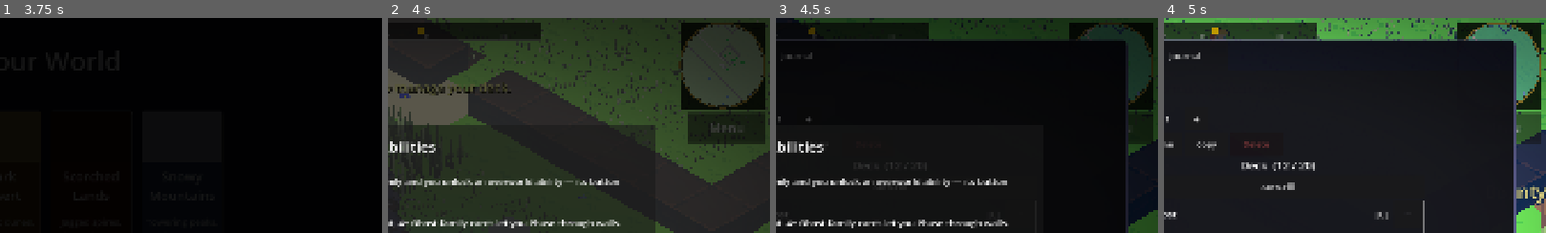
Above: before the commit, frames 1-4 (left to right).
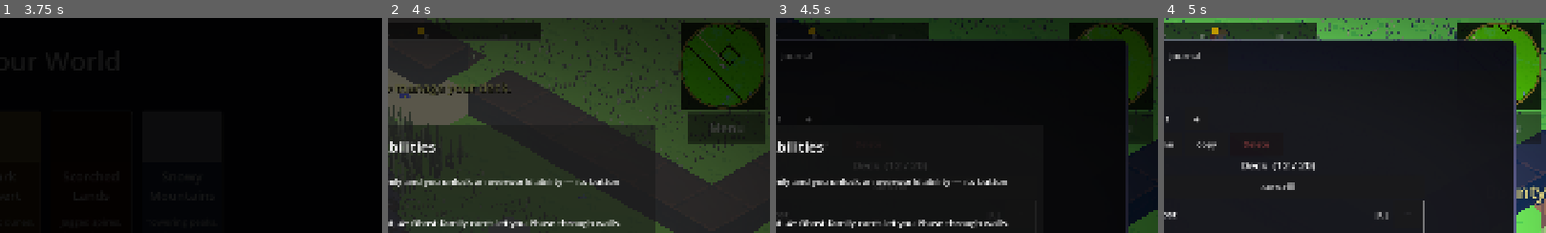
Above: after the commit, the same moments.

Repository: ChrisPauly97/pear-pudding-godot
Game: Godot game, scene res://scenes/ui/MenuScene.tscn
Two runs of this game, one before a commit and one after it. Both use one fixed random seed, a clock stepped at 60 frames per second and the inputs below. Sound files missing from this copy of the repository are replaced by a short silence.
Inputs (mouse positions are % of the whole screen's width and height, from its top left):
- Up to frame 1 (3.75 s): click "New Game" at 0.5 s; click "New Game" at 1.25 s; click "Head Start (debug): Lv 15, 50…" at 2 s; click "Head Start (debug): Lv 15, 50…" at 2.75 s; click "Venture Here" at 3.5 s
- Up to frame 2 (4 s): no input
- Up to frame 3 (4.5 s): tap B (inventory) at 4.25 s; move the mouse to (72, 45) at 4.27 s; hold D (move_right) from 4.28 s (still down); hold E (interact) from 4.28 s (still down); click (72, 45) at 4.42 s
- Up to frame 4 (5 s): keep holding D (move_right); keep holding E (interact); tap Space (jump) at 4.52 s; tap T (mount) at 4.55 s
The pictures show only the part of the screen within x 50-100%, y 0-50%; the shares and areas given below are measured in that part.

Frame 1 is identical in both runs. In frame 2, 6.2% of the frame differs, in the area x 76-99%, y 3-42%; in frame 3, 2.0%; in frame 4, 2.4%.

Commit message:
Minimap quality pass: 2x supersampling, clean environment, layer-culled grass
The minimap rendered 1:1 with no anti-aliasing, and because its SubViewport
shares the main World3D it also rendered with the isometric camera's distance
fog (a grey haze from 200 units straight up) and the glow post-process
(wasted work at map scale).

- Render the SubViewport at 2x display size and scale the container back
  down - linear minification anti-aliases terrain edges and props.
- Give the minimap camera its own Environment: flat dark background, no fog,
  no glow, constant bright ambient so the map stays readable at night.
- Move all grass MultiMesh instances to a dedicated render layer
  (GrassBlades.RENDER_LAYER) and exclude it from the minimap camera's
  cull_mask: the terrain's baked grass texture is the readable top-down
  signal, and skipping thousands of blade instances offsets the
  supersampling cost. Main camera default mask still renders grass.
- Antialias the entity dots, waypoint ring, and gold border; smoothstep the
  circular clip mask edge instead of a hard step().
- Tight near/far (1..400) on the minimap camera.

Co-Authored-By: Claude Fable 5 <noreply@anthropic.com>
Claude-Session: https://claude.ai/code/session_01R5RVGDMb9Yc9NgQdXcyAJ5

Diff:
--- a/scenes/world/GrassBlades.gd
+++ b/scenes/world/GrassBlades.gd
@@ -42,6 +42,11 @@
 # (20,20,20)) never sees ground further than ~45 units away, so anything past
 # ~55 (margin included) is pure vertex cost for zero visible blades.
 const VISIBILITY_END: float = 55.0
+
+# Render layer for all grass MMIs (layer 2 as a bitmask). The main camera's
+# default cull_mask includes it; the minimap camera excludes it — at map scale
+# blade instances are noise and GPU cost over the terrain's own grass texture.
+const RENDER_LAYER: int = 1 << 1
 
 # Tall grass patches: tiles grouped into cells of TALL_PATCH_CELL world units;
 # a hash of the cell position determines if it grows tall grass (~18% of cells).
@@ -245,6 +250,7 @@
 	# Thousands of 2px-wide blades re-rendered into the shadow map cost a full
 	# extra geometry pass for a shadow that reads as noise at 0.2 opacity.
 	mmi.cast_shadow = GeometryInstance3D.SHADOW_CASTING_SETTING_OFF
+	mmi.layers = RENDER_LAYER
 	add_child(mmi)
 	_chunk_mmis[chunk_key] = mmi
 
@@ -265,6 +271,7 @@
 	cmmi.visibility_range_fade_mode = GeometryInstance3D.VISIBILITY_RANGE_FADE_DISABLED
 	# Billboard quads cast misshapen shadows — disable to avoid diamond artifacts.
 	cmmi.cast_shadow = GeometryInstance3D.SHADOW_CASTING_SETTING_OFF
+	cmmi.layers = RENDER_LAYER
 	add_child(cmmi)
 	_cluster_mmis[chunk_key] = cmmi
 
@@ -356,6 +363,7 @@
 	# Thousands of 2px-wide blades re-rendered into the shadow map cost a full
 	# extra geometry pass for a shadow that reads as noise at 0.2 opacity.
 	mmi.cast_shadow = GeometryInstance3D.SHADOW_CASTING_SETTING_OFF
+	mmi.layers = RENDER_LAYER
 	add_child(mmi)
 	_chunk_mmis[chunk_key] = mmi
 
@@ -418,6 +426,7 @@
 	mmi.visibility_range_fade_mode = GeometryInstance3D.VISIBILITY_RANGE_FADE_DISABLED
 	# Billboard quads cast misshapen shadows — disable to avoid diamond artifacts.
 	mmi.cast_shadow = GeometryInstance3D.SHADOW_CASTING_SETTING_OFF
+	mmi.layers = RENDER_LAYER
 	add_child(mmi)
 	_cluster_mmis[chunk_key] = mmi
 
--- a/scenes/world/Minimap.gd
+++ b/scenes/world/Minimap.gd
@@ -10,7 +10,12 @@
 
 ## World units from player centre to the edge of the circular view.
 const VIEW_RADIUS: float = 64.0
+## Render-target oversampling factor: the SubViewport renders at display size ×
+## this, and the container scales it back down — the linear minification acts
+## as anti-aliasing, so terrain edges and props stop shimmering.
+const SUPERSAMPLE: int = 2
 const _UiUtil = preload("res://scenes/ui/UiUtil.gd")
+const _GrassBlades = preload("res://scenes/world/GrassBlades.gd")
 
 var _mini_cam: Camera3D
 var _mini_viewport: SubViewport
@@ -47,9 +52,9 @@
 		var r: float = float(ring_sz) * 0.5
 		var center := Vector2(r, r)
 		# Outer gold ring
-		draw_arc(center, r - 1.5, 0.0, TAU, 64, Color(0.72, 0.60, 0.22, 1.0), 4.0)
+		draw_arc(center, r - 1.5, 0.0, TAU, 64, Color(0.72, 0.60, 0.22, 1.0), 4.0, true)
 		# Inner dark bevel for depth
-		draw_arc(center, r - 5.5, 0.0, TAU, 64, Color(0.12, 0.10, 0.04, 0.75), 1.5)
+		draw_arc(center, r - 5.5, 0.0, TAU, 64, Color(0.12, 0.10, 0.04, 0.75), 1.5, true)
 
 
 # ── Circle-clip shader: cuts the rectangular texture into a disc ───────────────
@@ -58,7 +63,7 @@
 void fragment() {
 	vec2 c = UV - vec2(0.5, 0.5);
 	COLOR = texture(TEXTURE, UV);
-	COLOR.a *= step(length(c) * 2.0, 0.98);
+	COLOR.a *= 1.0 - smoothstep(0.955, 0.985, length(c) * 2.0);
 }
 """
 
@@ -95,8 +100,9 @@
 	hud.add_child(bg)
 
 	# ── SubViewport that shares the main scene's World3D ──────────────────────
+	var vp_px: int = sz * SUPERSAMPLE
 	var viewport := SubViewport.new()
-	viewport.size = Vector2i(sz, sz)
+	viewport.size = Vector2i(vp_px, vp_px)
 	viewport.render_target_update_mode = SubViewport.UPDATE_DISABLED
 	viewport.own_world_3d = false   # share the live World3D — sees the same geometry
 	_mini_viewport = viewport
@@ -108,11 +114,32 @@
 	# with isometric screen-up (world NW = (−1,0,−1)).
 	_mini_cam.rotation_degrees = Vector3(-90.0, 45.0, 0.0)
 	_mini_cam.position = Vector3(0.0, 200.0, 0.0)
+	_mini_cam.near = 1.0
+	_mini_cam.far = 400.0
+	# The shared World3D environment is tuned for the isometric camera — its
+	# distance fog reads as a grey haze from 200 units straight up, and its glow
+	# post-process is wasted work at minimap scale. Override with a clean
+	# environment: no fog, no glow, flat dark background, and a constant bright
+	# ambient so the map stays readable at night.
+	var mini_env := Environment.new()
+	mini_env.background_mode = Environment.BG_COLOR
+	mini_env.background_color = Color(0.04, 0.07, 0.03)
+	mini_env.ambient_light_source = Environment.AMBIENT_SOURCE_COLOR
+	mini_env.ambient_light_color = Color(0.75, 0.75, 0.75)
+	mini_env.ambient_light_energy = 1.0
+	_mini_cam.environment = mini_env
+	# Grass blades live on their own render layer — from the top the terrain's
+	# baked grass texture is the readable signal; thousands of blade instances
+	# are pure noise and GPU cost at map scale.
+	_mini_cam.cull_mask = 0xFFFFF & ~_GrassBlades.RENDER_LAYER
 	viewport.add_child(_mini_cam)
 
 	# ── SubViewportContainer with circle-clip shader ───────────────────────────
+	# Sized to the oversampled render target, scaled back down for display —
+	# the linear downsample is what smooths the picture.
 	var container := SubViewportContainer.new()
-	container.size = Vector2(float(sz), float(sz))
+	container.size = Vector2(float(vp_px), float(vp_px))
+	container.scale = Vector2.ONE / float(SUPERSAMPLE)
 	container.position = Vector2(px, py)
 	container.mouse_filter = Control.MOUSE_FILTER_IGNORE
 	container.add_child(viewport)
@@ -174,7 +201,7 @@
 	var origin: Vector3 = _player.position
 
 	# White dot at centre = player
-	canvas.draw_circle(center, 5.0, Color(1.0, 1.0, 1.0))
+	canvas.draw_circle(center, 5.0, Color(1.0, 1.0, 1.0), true, -1.0, true)
 
 	_draw_enemy_nodes(canvas, origin)
 	_draw_group(canvas, _chest_nodes, origin, Color(1.00, 0.85, 0.10), 4.0)
@@ -210,8 +237,8 @@
 	var from_center: Vector2 = dot - center
 	if from_center.length() > _half * 0.94:
 		dot = center + from_center.normalized() * (_half * 0.88)
-	canvas.draw_circle(dot, 5.0, Color(0.20, 0.80, 1.00))
-	canvas.draw_arc(dot, 7.0, 0.0, TAU, 12, Color(0.20, 0.80, 1.00, 0.70), 1.5)
+	canvas.draw_circle(dot, 5.0, Color(0.20, 0.80, 1.00), true, -1.0, true)
+	canvas.draw_arc(dot, 7.0, 0.0, TAU, 12, Color(0.20, 0.80, 1.00, 0.70), 1.5, true)
 
 
 func _draw_group(canvas: Control, nodes: Dictionary, origin: Vector3,
@@ -233,7 +260,7 @@
 		var dot := Vector2(_half + rx * _scale, _half + ry * _scale)
 		# Only draw dots that fall inside the circle
 		if (dot - center).length() <= _half * 0.94:
-			canvas.draw_circle(dot, radius, color)
+			canvas.draw_circle(dot, radius, color, true, -1.0, true)
 
 func _draw_enemy_nodes(canvas: Control, origin: Vector3) -> void:
 	var center := Vector2(_half, _half)
@@ -253,7 +280,7 @@
 		var dot := Vector2(_half + rx * _scale, _half + ry * _scale)
 		if (dot - center).length() <= _half * 0.94:
 			var color: Color = SPECTRE_COLOR if n.get_meta("is_nocturnal", false) else ENEMY_COLOR
-			canvas.draw_circle(dot, 4.0, color)
+			canvas.draw_circle(dot, 4.0, color, true, -1.0, true)
 
 func _draw_boss_dot(canvas: Control, boss_pos: Vector3, origin: Vector3,
 		center: Vector2) -> void:
@@ -265,8 +292,8 @@
 	var dot := Vector2(_half + rx * _scale, _half + ry * _scale)
 	var from_center: Vector2 = dot - center
 	if from_center.length() <= _half * 0.94:
-		canvas.draw_circle(dot, 7.0, BOSS_COLOR)
+		canvas.draw_circle(dot, 7.0, BOSS_COLOR, true, -1.0, true)
 	else:
 		# Edge indicator: clamp to minimap border, slightly faded
 		var edge: Vector2 = center + from_center.normalized() * (_half * 0.88)
-		canvas.draw_circle(edge, 5.0, Color(BOSS_COLOR.r, BOSS_COLOR.g, BOSS_COLOR.b, 0.65))
+		canvas.draw_circle(edge, 5.0, Color(BOSS_COLOR.r, BOSS_COLOR.g, BOSS_COLOR.b, 0.65), true, -1.0, true)
Not shown, changed: docs/agent/ui-and-scene-management.md
